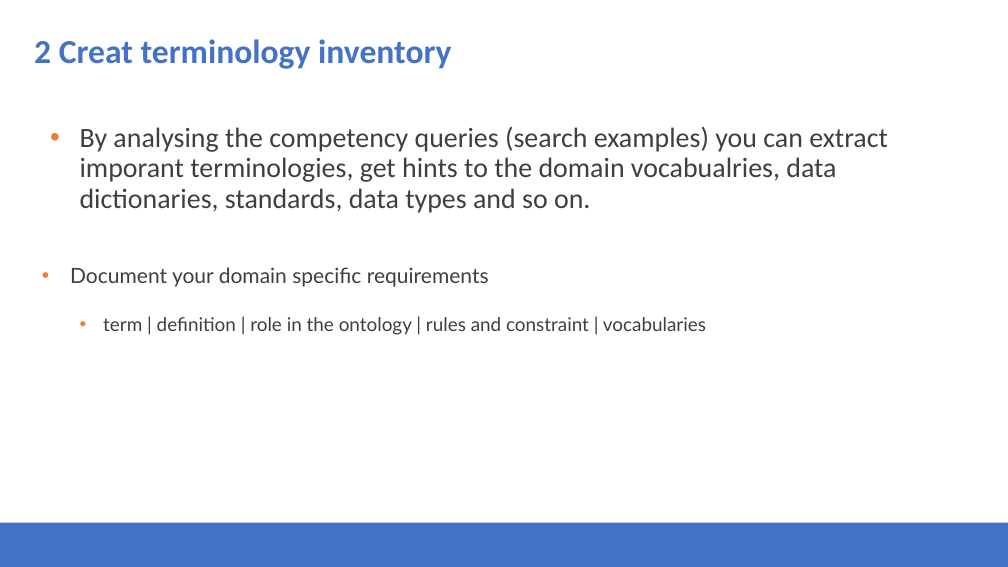
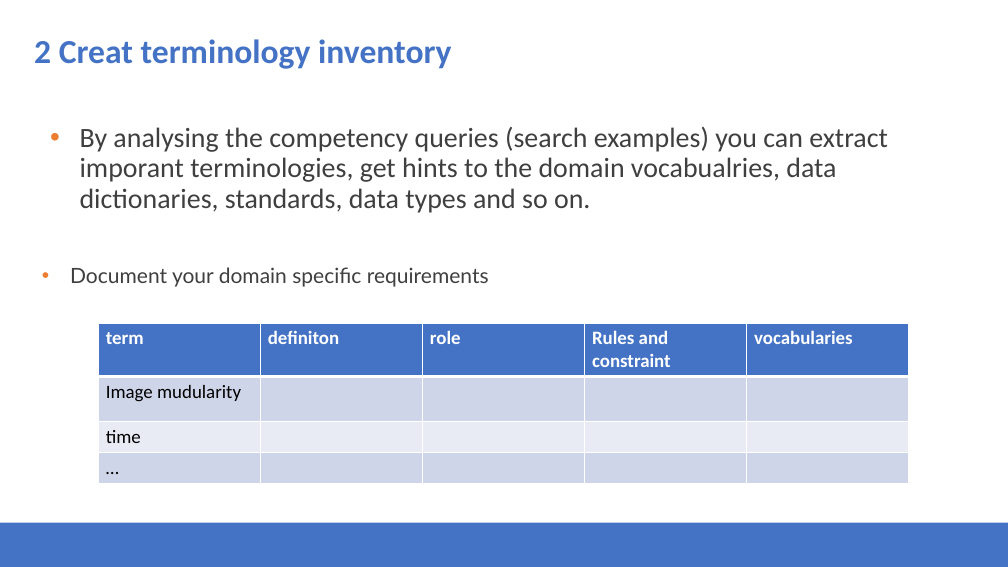
Before and after one commit to Health-RI/health-ri-metadata, a slide deck: slide 18 of Presentations/31082023HRI_Metadata_Schema_ImagingGroup_KickOff.pptx (slide 17 before the commit). Drawn at 1008x567 pixels with LibreOffice and Linux fonts; fonts in the diff are those of the drawing; background and template pictures are left out. Boxes give left, top, right and bottom in pixels: in the first picture for what was removed or moved away, otherwise in the second. Text is boxed around its words. In the diff, an @@ line names an element or a change of style, - is before the commit and + after.

```diff
--- a/Presentations/31082023HRI_Metadata_Schema_ImagingGroup_KickOff.pptx
+++ b/Presentations/31082023HRI_Metadata_Schema_ImagingGroup_KickOff.pptx
@@ table added at bbox=[98, 323, 907, 482], 4 rows, 5 columns @@
+term | definiton | role | Rules and constraint | vocabularies
+Image mudularity |  |  |  | 
+time |  |  |  | 
+… |  |  |  | 
@@ text at bbox=[103, 317, 706, 335]: paragraph removed @@
-  • term | definition | role in the ontology | rules and constraint | vocabularies
```
Also in this commit, not shown: 2 other slides changed, 1 slide added.
